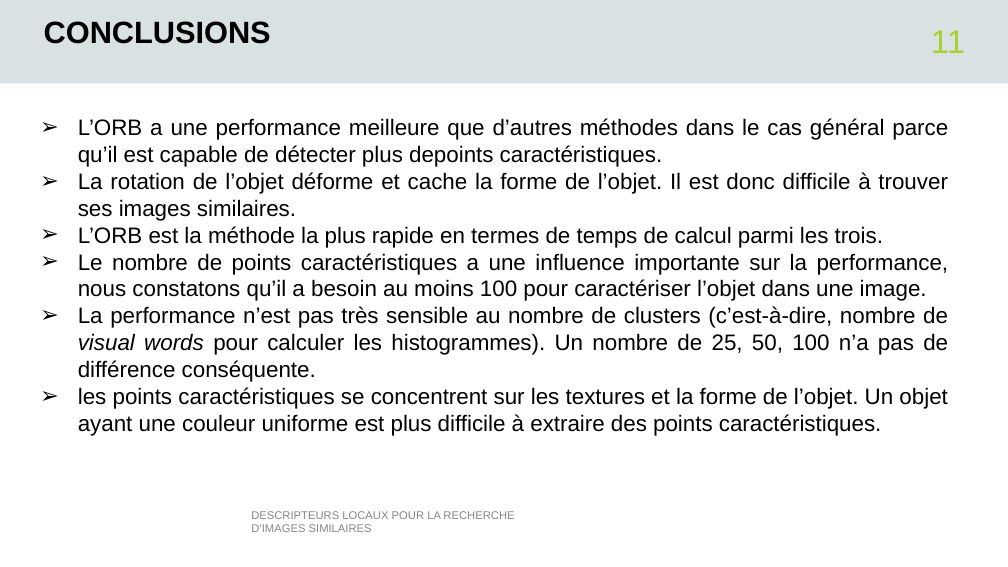
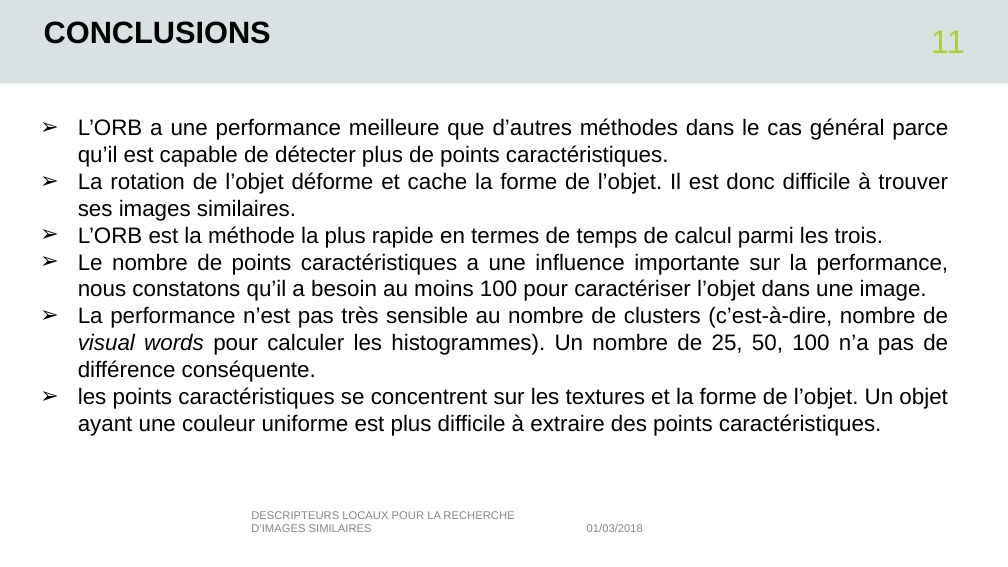
Before and after one commit to tbjszhu/516_lot1, a slide deck: slide 11 of rapport/lot1_presentation.pptx. Drawn at 1008x567 pixels with LibreOffice and Linux fonts; fonts in the diff are those of the drawing; background and template pictures are left out. Boxes give left, top, right and bottom in pixels: in the first picture for what was removed or moved away, otherwise in the second. Text is boxed around its words. In the diff, an @@ line names an element or a change of style, - is before the commit and + after.

```diff
--- a/rapport/lot1_presentation.pptx
+++ b/rapport/lot1_presentation.pptx
@@ text at [78, 118, 948, 167]: spaces changed @@
-➢ L’ORB a une performance meilleure que d’autres méthodes dans le cas général parce qu’il est capable de détecter plus depoints caractéristiques.
+➢ L’ORB a une performance meilleure que d’autres méthodes dans le cas général parce qu’il est capable de détecter plus de points caractéristiques.
@@ text added at [587, 524, 643, 532], 8 pt, text #878787 @@
+01/03/2018
```
Also in this commit, not shown: 10 other slides changed, 2 other files.
